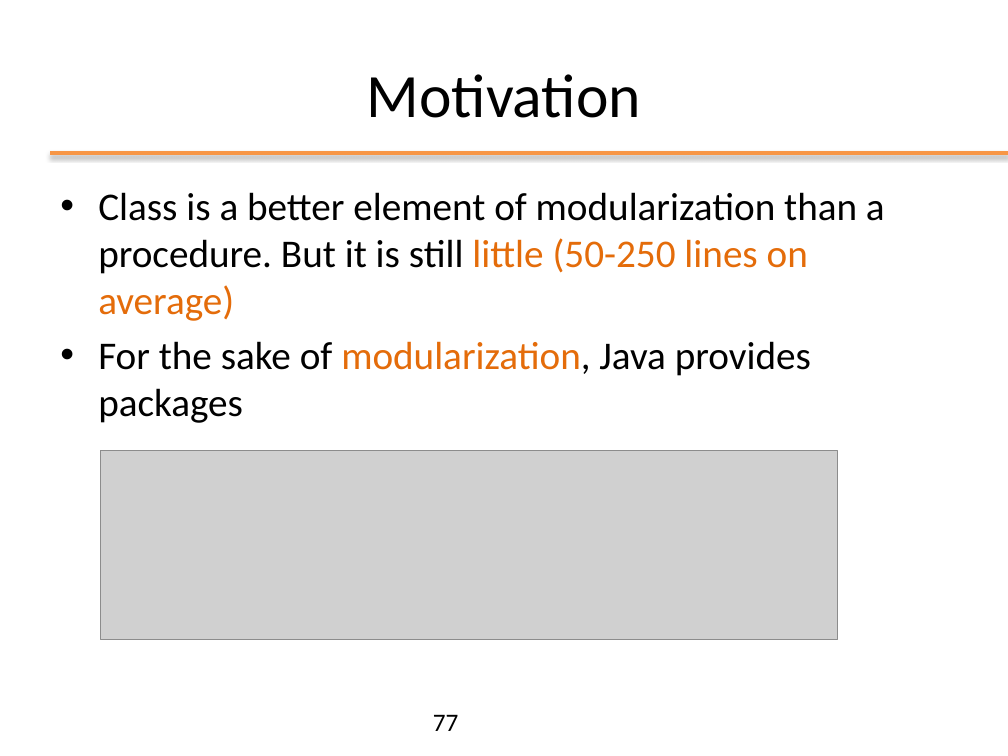
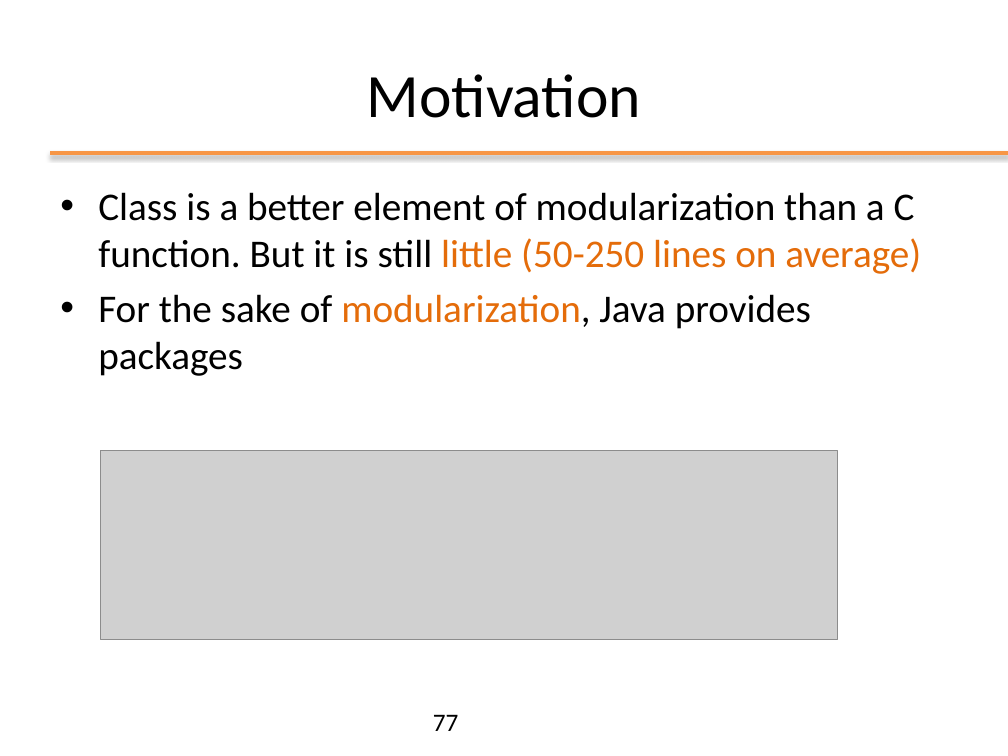
Before and after one commit to Andrea99-beep/ooprogramming, a slide deck: slide 77 of slides/ppt/02_OOP_Basics.pptx. Drawn at 1008x756 pixels with LibreOffice and Linux fonts; fonts in the diff are those of the drawing; grey boxes stand for pictures; background and template pictures are left out. Boxes give left, top, right and bottom in pixels: in the first picture for what was removed or moved away, otherwise in the second. Text is boxed around its words. In the diff, an @@ line names an element or a change of style, - is before the commit and + after.

```diff
--- a/slides/ppt/02_OOP_Basics.pptx
+++ b/slides/ppt/02_OOP_Basics.pptx
@@ text at bbox=[98, 192, 921, 274]: text changed @@
-• Class is a better element of modularization than a procedure. But it is still little (50-250 lines on average)
+• Class is a better element of modularization than a C function. But it is still little (50-250 lines on average)
```
Also in this commit, not shown: 7 other slides changed, 1 slide added, 1 slide removed, 1 other file.
